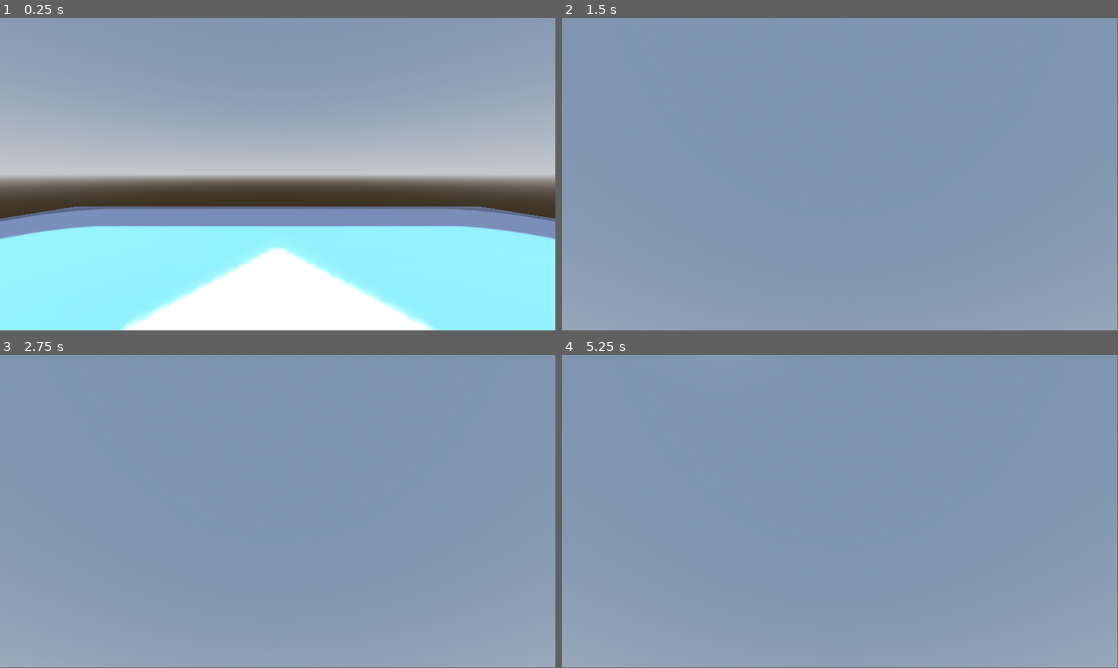
Above: before the commit, frames 1-4 (two rows, left to right).
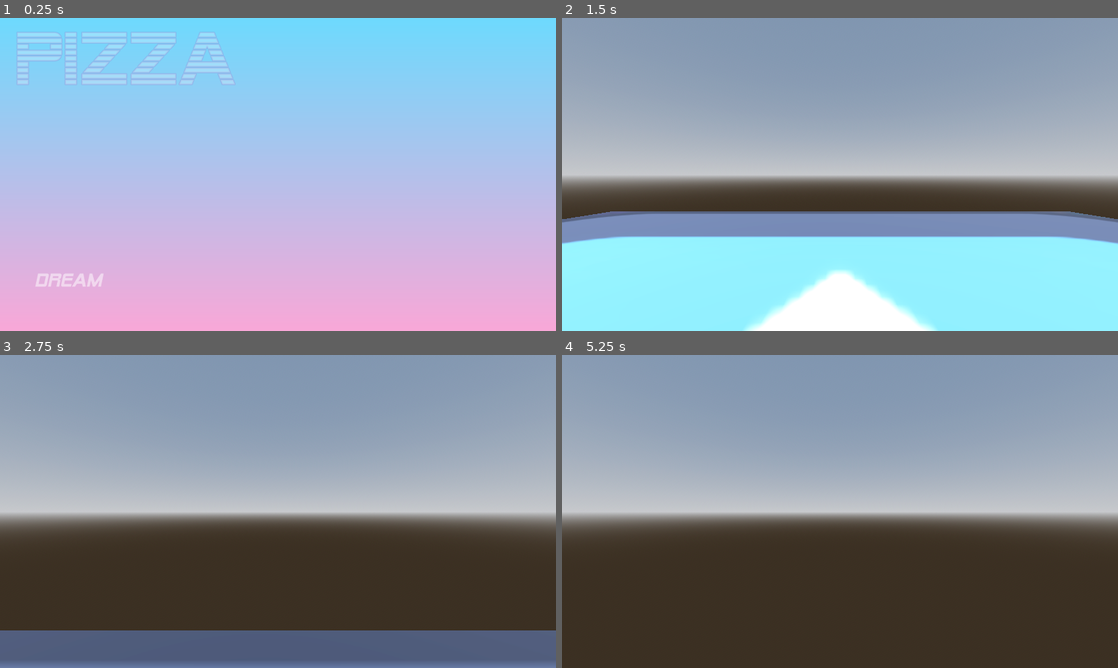
Above: after the commit, the same moments.

Repository: MattCharles/Dreams
Game: Godot game, scene res://Scenes/menu.tscn
The game is run twice, just before and just after one commit, with the same random seed, the same clock (stepped at 60 frames per second) and the same inputs. Before the commit the project starts from res://Scenes/test.tscn. The engine's default icon, where the game draws it, is replaced by a stand-in: a white triangle on a blue panel in a dark square.
Inputs (mouse positions are in pixels of both pictures, inside the frame that each line leads up to):
- Up to frame 1 (0.25 s): no input
- Up to frame 2 (1.5 s): click (667, 280) at 0.5 s, where only the run after the commit has a clickable "Dream"; tap Enter at 1.25 s; move the mouse to (867, 171) at 1.27 s; hold W (forward) from 1.28 s (still down)
- Up to frame 3 (2.75 s): keep holding W (forward); tap Space (jump) at 1.52, 2.27 s; move the mouse to (250, 511) at 2.02 s
- Up to frame 4 (5.25 s): keep holding W (forward); move the mouse to (851, 505) at 2.77 s; tap Space (jump) at 3.5, 3.77, 4.52, 5 s; move the mouse to (834, 514) at 3.52 s; tap Enter at 4.25 s; move the mouse to (878, 514) at 4.27 s; move the mouse to (795, 508) at 5.02 s
The window is 799x449 before the commit and 800x450 after it. Grey fills any space a smaller window leaves; there, only what the larger window draws over its background counts as a difference.

The runs differ from the first frame. In frame 1, 100% of the frame differs, in the area x 0-100%, y 0-100%; in frame 2, 65%; in frame 3, 71%; in frame 4, 71%.

Commit message:
The most juiced up menu you've ever seen in your life

Diff:
--- /dev/null
+++ b/Scenes/menu.tscn
@@ -0,0 +1,172 @@
+[gd_scene load_steps=8 format=3 uid="uid://b30ixqckg1j5c"]
+
+[ext_resource type="Texture2D" uid="uid://bft7nb1cf72gw" path="res://Palette2.png" id="1_k0we1"]
+[ext_resource type="Script" path="res://Scripts/main-menu.gd" id="1_nvooe"]
+[ext_resource type="FontFile" uid="uid://cwy1n1rvwjg5r" path="res://Fonts/AlienEncounters/SFAlienEncounters.ttf" id="2_pm4sq"]
+[ext_resource type="FontFile" uid="uid://dokcyr4vw5wb6" path="res://Fonts/streamster/Streamster.ttf" id="3_iwtji"]
+[ext_resource type="FontFile" uid="uid://dsx8djwkr6h3g" path="res://Fonts/AlienEncounters/SFAlienEncountersSolid-Ital.ttf" id="4_t56s4"]
+
+[sub_resource type="Gradient" id="Gradient_8eysy"]
+colors = PackedColorArray(0.431373, 0.854902, 0.996078, 1, 0.976471, 0.658824, 0.847059, 1)
+
+[sub_resource type="GradientTexture1D" id="GradientTexture1D_y3wcb"]
+gradient = SubResource("Gradient_8eysy")
+
+[node name="MainMenu" type="Control"]
+layout_mode = 3
+anchors_preset = 15
+anchor_right = 1.0
+anchor_bottom = 1.0
+grow_horizontal = 2
+grow_vertical = 2
+size_flags_horizontal = 3
+size_flags_vertical = 3
+script = ExtResource("1_nvooe")
+
+[node name="Background" type="TextureRect" parent="."]
+custom_minimum_size = Vector2(1080, 1920)
+layout_mode = 1
+anchors_preset = 15
+anchor_right = 1.0
+anchor_bottom = 1.0
+offset_left = 1920.0
+offset_right = 1080.0
+offset_bottom = 840.0
+grow_horizontal = 2
+grow_vertical = 2
+rotation = 1.5708
+texture = SubResource("GradientTexture1D_y3wcb")
+
+[node name="Palette2" type="Sprite2D" parent="."]
+visible = false
+position = Vector2(1260, 542)
+texture = ExtResource("1_k0we1")
+
+[node name="Pizza" type="Label" parent="."]
+modulate = Color(1, 1, 1, 0)
+layout_mode = 0
+offset_left = 50.0
+offset_right = 884.0
+offset_bottom = 204.0
+theme_override_colors/font_outline_color = Color(0.615686, 0.443137, 0.796078, 1)
+theme_override_constants/outline_size = 11
+theme_override_fonts/font = ExtResource("2_pm4sq")
+theme_override_font_sizes/font_size = 256
+text = "PIZZA"
+
+[node name="Dreams" type="Label" parent="."]
+modulate = Color(1, 1, 1, 0)
+layout_mode = 0
+offset_left = 100.0
+offset_top = 100.0
+offset_right = 581.0
+offset_bottom = 317.0
+theme_override_colors/font_color = Color(0.615686, 0.443137, 0.796078, 1)
+theme_override_fonts/font = ExtResource("3_iwtji")
+theme_override_font_sizes/font_size = 128
+text = "Dreams"
+
+[node name="PizzaTarget" type="Control" parent="."]
+anchors_preset = 0
+offset_left = 50.0
+offset_top = 50.0
+offset_right = 50.0
+offset_bottom = 50.0
+
+[node name="DreamTarget" type="Control" parent="."]
+anchors_preset = 0
+offset_left = 500.0
+offset_top = 100.0
+offset_right = 500.0
+offset_bottom = 100.0
+
+[node name="Start" type="Button" parent="."]
+modulate = Color(1, 1, 1, 0)
+layout_mode = 2
+offset_left = 141.0
+offset_top = 878.0
+offset_right = 681.0
+offset_bottom = 937.0
+focus_neighbor_left = NodePath("../Quit")
+focus_neighbor_top = NodePath("../Quit")
+focus_neighbor_right = NodePath("../Options")
+focus_neighbor_bottom = NodePath("../Options")
+focus_next = NodePath("../Options")
+focus_previous = NodePath("../Quit")
+theme_override_colors/font_color = Color(1, 1, 1, 1)
+theme_override_colors/font_pressed_color = Color(0.807843, 0.772549, 1, 1)
+theme_override_colors/font_hover_color = Color(0.996078, 0.870588, 0.878431, 1)
+theme_override_fonts/font = ExtResource("4_t56s4")
+theme_override_font_sizes/font_size = 64
+text = "Dream"
+flat = true
+alignment = 0
+
+[node name="Options" type="Button" parent="."]
+modulate = Color(1, 1, 1, 0)
+layout_mode = 2
+offset_left = 141.0
+offset_top = 947.0
+offset_right = 681.0
+offset_bottom = 1006.0
+focus_neighbor_left = NodePath("../Start")
+focus_neighbor_top = NodePath("../Start")
+focus_neighbor_right = NodePath("../Quit")
+focus_neighbor_bottom = NodePath("../Quit")
+focus_next = NodePath("../Quit")
+focus_previous = NodePath("../Start")
+theme_override_colors/font_color = Color(1, 1, 1, 1)
+theme_override_colors/font_pressed_color = Color(0.807843, 0.772549, 1, 1)
+theme_override_colors/font_hover_color = Color(0.996078, 0.870588, 0.878431, 1)
+theme_override_fonts/font = ExtResource("4_t56s4")
+theme_override_font_sizes/font_size = 64
+text = "EDIT"
+flat = true
+alignment = 0
+
+[node name="Quit" type="Button" parent="."]
+modulate = Color(1, 1, 1, 0)
+layout_mode = 2
+offset_left = 141.0
+offset_top = 1016.0
+offset_right = 681.0
+offset_bottom = 1075.0
+focus_neighbor_left = NodePath("../Options")
+focus_neighbor_top = NodePath("../Options")
+focus_neighbor_right = NodePath("../Start")
+focus_neighbor_bottom = NodePath("../Start")
+focus_next = NodePath("../Start")
+focus_previous = NodePath("../Options")
+theme_override_colors/font_color = Color(1, 1, 1, 1)
+theme_override_colors/font_pressed_color = Color(0.807843, 0.772549, 1, 1)
+theme_override_colors/font_hover_color = Color(0.996078, 0.870588, 0.878431, 1)
+theme_override_fonts/font = ExtResource("4_t56s4")
+theme_override_font_sizes/font_size = 64
+text = "WAKE"
+flat = true
+alignment = 0
+
+[node name="StartTarget" type="Control" parent="."]
+anchors_preset = 0
+offset_top = 878.0
+offset_bottom = 878.0
+
+[node name="OptionsTarget" type="Control" parent="."]
+anchors_preset = 0
+offset_top = 947.0
+offset_bottom = 947.0
+
+[node name="QuitTarget" type="Control" parent="."]
+anchors_preset = 0
+offset_top = 1016.0
+offset_bottom = 1016.0
+
+[connection signal="mouse_entered" from="Start" to="." method="_on_start_mouse_entered"]
+[connection signal="mouse_exited" from="Start" to="." method="_on_start_mouse_exited"]
+[connection signal="pressed" from="Start" to="." method="_on_start_pressed"]
+[connection signal="mouse_entered" from="Options" to="." method="_on_options_mouse_entered"]
+[connection signal="mouse_exited" from="Options" to="." method="_on_options_mouse_exited"]
+[connection signal="pressed" from="Options" to="." method="_on_options_pressed"]
+[connection signal="mouse_entered" from="Quit" to="." method="_on_quit_mouse_entered"]
+[connection signal="mouse_exited" from="Quit" to="." method="_on_quit_mouse_exited"]
+[connection signal="pressed" from="Quit" to="." method="_on_quit_pressed"]
--- /dev/null
+++ b/Scripts/main-menu.gd
@@ -0,0 +1,130 @@
+extends Control
+
+@onready var pizza_label = $Pizza
+@onready var dream_label = $Dreams
+
+@onready var pizza_target = $PizzaTarget
+@onready var dream_target = $DreamTarget
+
+@onready var start_button = $Start
+@onready var options_button = $Options
+@onready var quit_button = $Quit
+
+@onready var start_target = $StartTarget
+@onready var options_target = $OptionsTarget
+@onready var quit_target = $QuitTarget
+
+var center_of_screen := Vector2(0, 0)
+
+const TITLE_MAX_TRAVEL := Vector2(1000, 1000) # Longest distance title will follow mouse
+const SUBTITLE_MAX_TRAVEL := Vector2(200, 200) # Longest distance title will follow mouse
+
+const HOVER_OFFSET_VECTOR := Vector2(100, 0)
+
+func _process(delta: float) -> void:
+
+	var pizza_dist_to_mouse = (get_global_mouse_position() - center_of_screen).clamp(-TITLE_MAX_TRAVEL, TITLE_MAX_TRAVEL)
+	var dream_dist_to_mouse = (get_global_mouse_position() - center_of_screen).clamp(-SUBTITLE_MAX_TRAVEL, SUBTITLE_MAX_TRAVEL)
+
+	pizza_label.position = lerp(pizza_target.position, pizza_dist_to_mouse, delta * 2)
+	dream_label.position = lerp(dream_target.position, dream_dist_to_mouse, delta * 2)
+
+func _ready():
+	var rect = get_viewport_rect()
+	center_of_screen = rect.size / 2
+	paint_menu()
+
+func paint_menu():
+	pizza()
+	start()
+
+func pizza():
+	var pizza_position_tween = get_tree().create_tween()
+	var pizza_alpha_tween = get_tree().create_tween()
+	pizza_position_tween.tween_property(pizza_label, "position",
+			pizza_target.position, 2).set_ease(Tween.EASE_OUT).set_trans(Tween.TRANS_BOUNCE)
+	pizza_alpha_tween.tween_property(pizza_label, "modulate", Color(1, 1, 1, 1), 1).set_ease(Tween.EASE_IN)
+
+	pizza_position_tween.tween_callback(dream)
+
+func dream():
+	var dream_tween = get_tree().create_tween()
+	var position_tween = get_tree().create_tween()
+	dream_tween.tween_property(dream_label, "position",
+			dream_target.position, 2).set_ease(Tween.EASE_OUT).set_trans(Tween.TRANS_QUART)
+	position_tween.tween_property(dream_label, "modulate", Color(1, 1, 1, 1), .5).set_ease(Tween.EASE_IN)
+
+func start():
+	var start_button_tween = get_tree().create_tween()
+	var position_tween = get_tree().create_tween()
+	position_tween.tween_property(start_button, "position",
+			start_target.position, 5).set_ease(Tween.EASE_OUT).set_trans(Tween.TRANS_QUART)
+	start_button_tween.tween_property(start_button, "modulate", Color(1, 1, 1, 1), .5).set_ease(Tween.EASE_IN)
+
+	start_button_tween.tween_callback(options)
+
+func options():
+	var options_button_tween = get_tree().create_tween()
+	var position_tween = get_tree().create_tween()
+	position_tween.tween_property(options_button, "position",
+			options_target.position, 5).set_ease(Tween.EASE_OUT).set_trans(Tween.TRANS_QUART)
+	options_button_tween.tween_property(options_button, "modulate", Color(1, 1, 1, 1), .5).set_ease(Tween.EASE_IN)
+
+	options_button_tween.tween_callback(quit)
+
+func quit():
+	var quit_button_tween = get_tree().create_tween()
+	var position_tween = get_tree().create_tween()
+	quit_button_tween.set_parallel(true)
+	position_tween.tween_property(quit_button, "position",
+			quit_target.position, 5).set_ease(Tween.EASE_OUT).set_trans(Tween.TRANS_QUART)
+	quit_button_tween.tween_property(quit_button, "modulate", Color(1, 1, 1, 1), 1).set_ease(Tween.EASE_IN)
+
+func _on_start_pressed():
+	get_tree().change_scene_to_file("res://Scenes/test.tscn")
+
+func _on_options_pressed():
+	print("Ain't no options mang")
+
+
+func _on_quit_pressed():
+	get_tree().quit()
+
+func _on_start_mouse_entered():
+	var position_tween = get_tree().create_tween()
+	position_tween.tween_property(start_button, "position",
+			start_target.position + HOVER_OFFSET_VECTOR, 1).set_ease(Tween.EASE_OUT).set_trans(Tween.TRANS_QUART)
+
+
+func _on_options_mouse_entered():
+	var position_tween = get_tree().create_tween()
+	position_tween.tween_property(options_button, "position",
+			options_target.position + HOVER_OFFSET_VECTOR, 1).set_ease(Tween.EASE_OUT).set_trans(Tween.TRANS_QUART)
+
+
+
+func _on_quit_mouse_entered():
+	var position_tween = get_tree().create_tween()
+	position_tween.tween_property(quit_button, "position",
+			quit_target.position + HOVER_OFFSET_VECTOR, 1).set_ease(Tween.EASE_OUT).set_trans(Tween.TRANS_QUART)
+
+
+
+func _on_start_mouse_exited():
+	var position_tween = get_tree().create_tween()
+	position_tween.tween_property(start_button, "position",
+			start_target.position, 1).set_ease(Tween.EASE_OUT).set_trans(Tween.TRANS_QUART)
+
+
+
+func _on_options_mouse_exited():
+	var position_tween = get_tree().create_tween()
+	position_tween.tween_property(options_button, "position",
+			options_target.position, 1).set_ease(Tween.EASE_OUT).set_trans(Tween.TRANS_QUART)
+
+
+
+func _on_quit_mouse_exited():
+	var position_tween = get_tree().create_tween()
+	position_tween.tween_property(quit_button, "position",
+			quit_target.position, 1).set_ease(Tween.EASE_OUT).set_trans(Tween.TRANS_QUART)
--- a/project.godot
+++ b/project.godot
@@ -11,9 +11,16 @@
 [application]
 
 config/name="Dreams"
-run/main_scene="res://Scenes/test.tscn"
+run/main_scene="res://Scenes/menu.tscn"
 config/features=PackedStringArray("4.0", "Forward Plus")
 config/icon="res://icon.svg"
+
+[display]
+
+window/size/viewport_width=1920
+window/size/viewport_height=1080
+window/stretch/mode="viewport"
+window/stretch/aspect="ignore"
 
 [input]
 
Binary file added: Fonts/AlienEncounters/SFAlienEncounters-Italic.ttf
Not shown, added: Fonts/AlienEncounters/SFAlienEncounters-Italic.ttf.import
Binary file added: Fonts/AlienEncounters/SFAlienEncounters.ttf
Not shown, added: Fonts/AlienEncounters/SFAlienEncounters.ttf.import
Binary file added: Fonts/AlienEncounters/SFAlienEncountersSolid-Ital.ttf
Not shown, added: Fonts/AlienEncounters/SFAlienEncountersSolid-Ital.ttf.import
Binary file added: Fonts/AlienEncounters/SFAlienEncountersSolid.ttf
Not shown, added: Fonts/AlienEncounters/SFAlienEncountersSolid.ttf.import
Binary file added: Fonts/streamster/Streamster.ttf
Not shown, added: Fonts/streamster/Streamster.ttf.import
Binary file added: Palette.png
Not shown, added: Palette.png.import
(and 2 more such lines)
